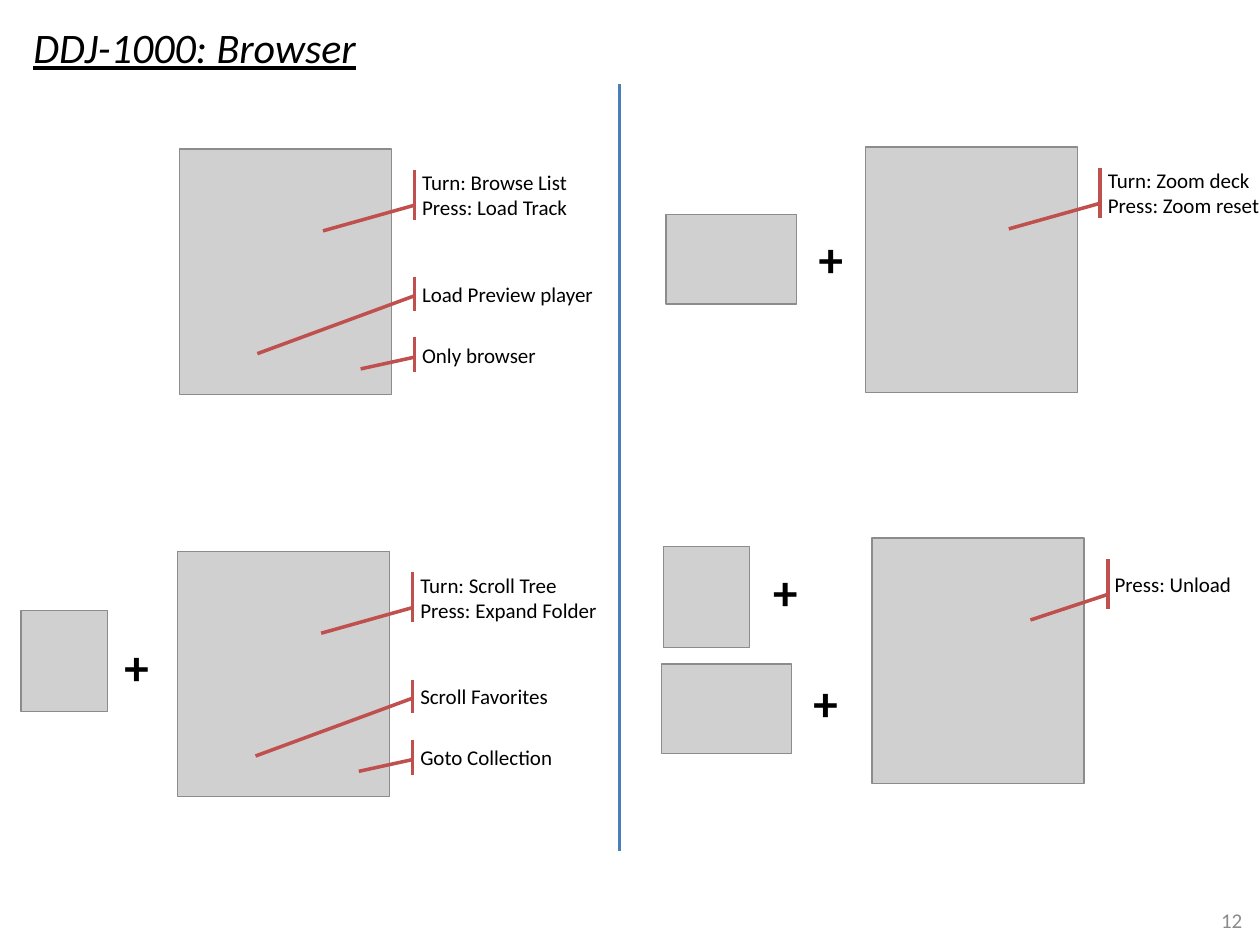
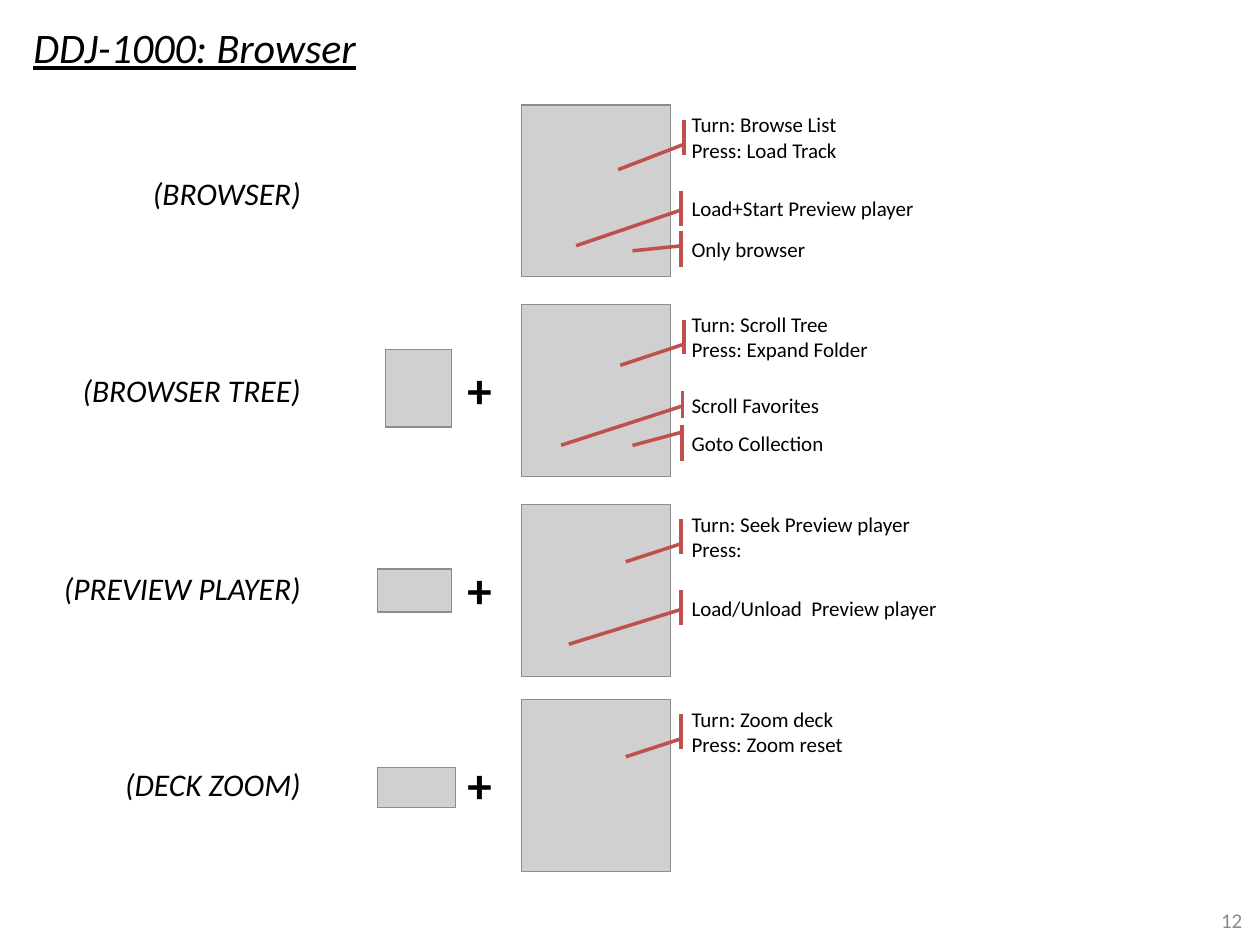
Before and after one commit to pestrela/music, a slide deck: slide 12 of traktor/mapping_ddj_1000/Support files/Source files/DDJ-1000 - Quick overview.pptx. Drawn at 1260x945 pixels with LibreOffice and Linux fonts; fonts in the diff are those of the drawing; grey boxes stand for pictures. Boxes give left, top, right and bottom in pixels: in the first picture for what was removed or moved away, otherwise in the second. Text is boxed around its words. In the diff, an @@ line names an element or a change of style, - is before the commit and + after.

```diff
--- a/traktor/mapping_ddj_1000/Support files/Source files/DDJ-1000 - Quick overview.pptx
+++ b/traktor/mapping_ddj_1000/Support files/Source files/DDJ-1000 - Quick overview.pptx
@@ line removed from (620, 84) to (620, 850) @@
@@ picture: place and size @@
-picture at [180, 149, 392, 394]
+picture at [522, 105, 670, 276]
@@ accent callout "Turn: Browse List Press: Load ...": place and size @@
-accent callout "Turn: Browse List Press: Load ..." at [422, 170, 606, 220]
+accent callout "Turn: Browse List Press: Load ..." at [692, 120, 878, 155]
@@ text added at [153, 182, 301, 209], 18 pt, text #000000, italic @@
+(BROWSER)
@@ text in accent callout at [692, 201, 913, 220]: text changed @@
-Load Preview player
+Load+Start Preview player
@@ accent callout "Load+Start Preview player": place and size @@
-accent callout "Load+Start Preview player" at [422, 277, 606, 310]
+accent callout "Load+Start Preview player" at [692, 192, 945, 227]
@@ accent callout "Only browser": place and size @@
-accent callout "Only browser" at [422, 338, 612, 373]
+accent callout "Only browser" at [692, 231, 910, 267]
@@ text removed at [806, 222, 857, 294] @@
-+
@@ picture: place and size @@
-picture at [667, 214, 796, 304]
+picture at [522, 305, 670, 476]
@@ accent callout "Turn: Scroll Tree Press: Expand ...": place and size @@
-accent callout "Turn: Scroll Tree Press: Expand ..." at [421, 572, 605, 622]
+accent callout "Turn: Scroll Tree Press: Expand ..." at [692, 320, 878, 355]
@@ picture: place and size @@
-picture at [21, 610, 108, 711]
+picture at [386, 349, 452, 427]
@@ text "+" rewrapped from [112, 630, 163, 702] to [455, 354, 494, 410] @@
@@ text added at [83, 379, 301, 406], 18 pt, text #000000, italic @@
+(BROWSER TREE)
@@ accent callout "Scroll Favorites": place and size @@
-accent callout "Scroll Favorites" at [421, 680, 605, 713]
+accent callout "Scroll Favorites" at [692, 391, 910, 418]
@@ accent callout "Goto Collection": place and size @@
-accent callout "Goto Collection" at [421, 740, 611, 775]
+accent callout "Goto Collection" at [692, 426, 910, 462]
@@ picture: place and size @@
-picture at [663, 547, 750, 648]
+picture at [522, 504, 670, 675]
@@ group removed at [761, 538, 1260, 784]: 2 texts, 1 picture, 1 accent callout @@
-+
-+
-Press: Unload
@@ text added at [64, 577, 300, 604], 18 pt, text #000000, italic @@
+(PREVIEW PLAYER)
@@ picture: place and size @@
-picture at [178, 552, 389, 798]
+picture at [378, 570, 452, 612]
@@ picture: place and size @@
-picture at [662, 664, 791, 753]
+picture at [522, 699, 670, 871]
@@ proportions changed in 7 elements at [692, 231, 910, 267], [692, 120, 878, 155], [692, 192, 945, 227], [692, 391, 910, 418], [692, 426, 910, 462], [692, 320, 878, 355], [692, 714, 945, 750] @@
@@ accent callout "Turn: Zoom deck Press: Zoom ...": place and size @@
-accent callout "Turn: Zoom deck Press: Zoom ..." at [1108, 168, 1260, 218]
+accent callout "Turn: Zoom deck Press: Zoom ..." at [692, 714, 945, 750]
@@ group added at [455, 519, 945, 804]: 2 texts, 2 accent callouts @@
++
+Load/Unload Preview player
+Turn: Seek Preview player
+Press:
++
@@ text added at [125, 773, 301, 800], 18 pt, text #000000, italic @@
+(DECK ZOOM)
@@ picture: place and size @@
-picture at [866, 147, 1077, 393]
+picture at [378, 767, 456, 808]
```
Also in this commit, not shown: 25 other files.
